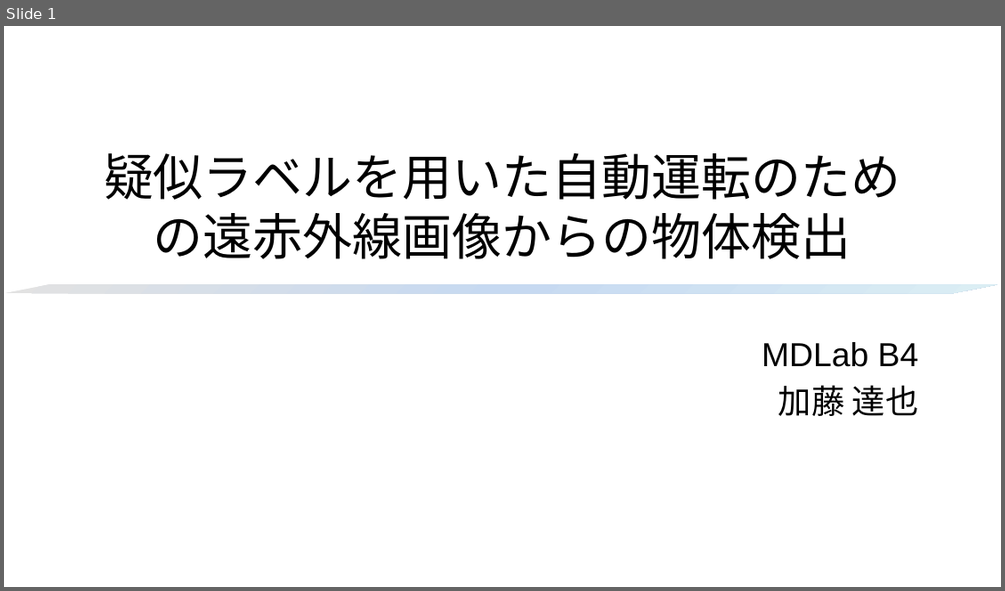
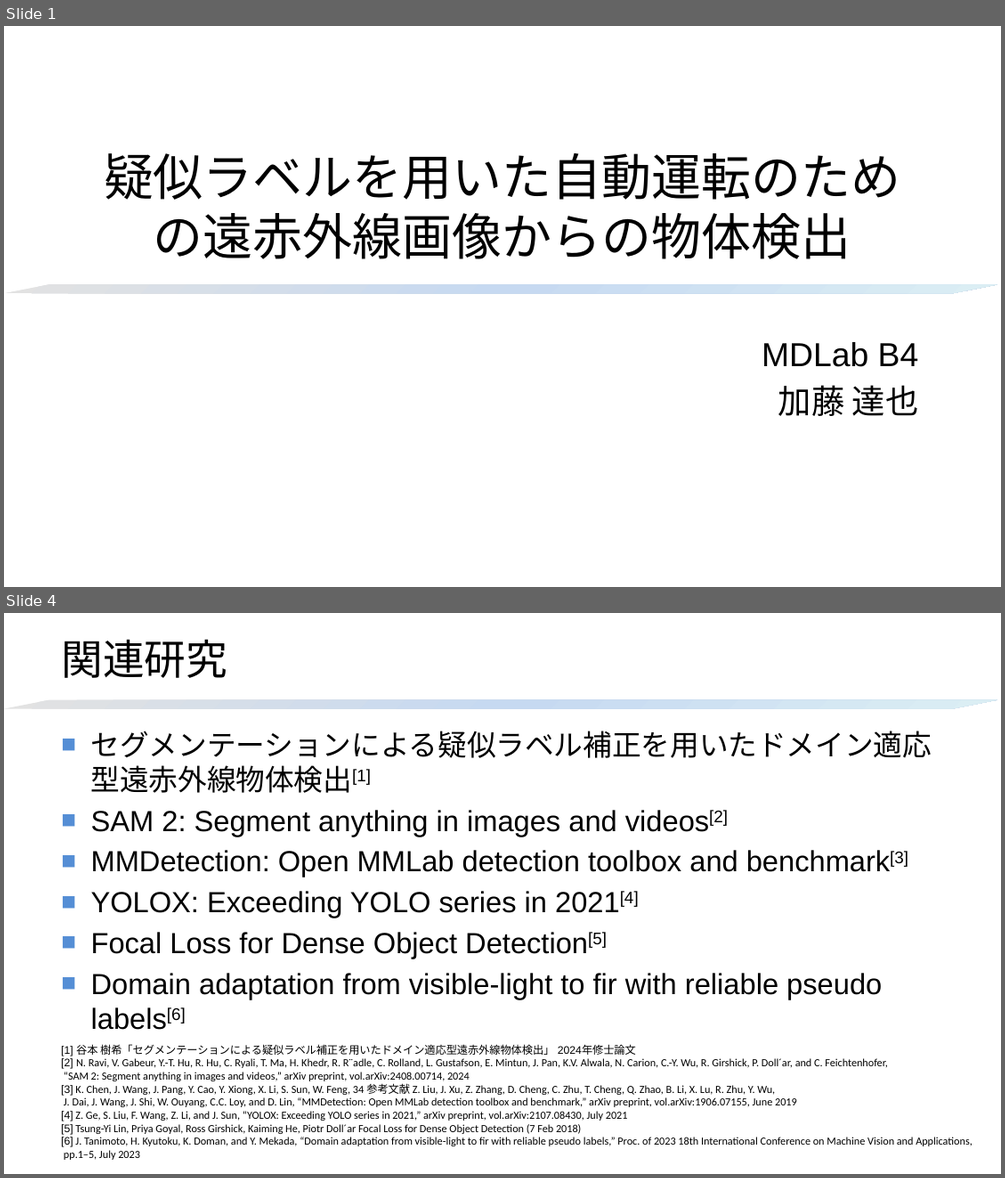
Before and after one commit to HagiriMigita/MDLab, a slide deck: kato.t2.pptx. Shown one above the other, each under a label of ours: slide 1 before the commit, slides 1 and 4 after it; the slides between them are not shown. The pictures are 1005x591 and 1005x1178 pixels, drawn with LibreOffice and Linux fonts; fonts in the diff are those of the drawing; background and template pictures are left out. Boxes give left, top, right and bottom in pixels: in the first picture for what was removed or moved away, otherwise in the second. Text is boxed around its words. In the diff, an @@ line names an element or a change of style, - is before the commit and + after.

```diff
--- a/kato.t2.pptx
+++ b/kato.t2.pptx
@@ slide 4 added at (x1=4, y1=613, x2=1001, y2=1174), background #FFFFFF @@
@@ title added at (x1=61, y1=639, x2=227, y2=678), 40 pt, text #000000 @@
+関連研究
@@ parallelogram added at (x1=4, y1=699, x2=997, y2=709), fill gradient #DBEEF4 to #C6D9F1 to #E3E3E3 @@
@@ text added at (x1=91, y1=730, x2=931, y2=1030), 28 pt, text #000000 @@
+■ セグメンテーションによる疑似ラベル補正を用いたドメイン適応型遠赤外線物体検出[1]
+■ SAM 2: Segment anything in images and videos[2]
+■ MMDetection: Open MMLab detection toolbox and benchmark[3]
+■ YOLOX: Exceeding YOLO series in 2021[4]
+■ Focal Loss for Dense Object Detection[5]
+■ Domain adaptation from visible-light to fir with reliable pseudo labels[6]
@@ text added at (x1=61, y1=1044, x2=972, y2=1159), 10.5 pt, text #000000 @@
+[1] 谷本 樹希「セグメンテーションによる疑似ラベル補正を用いたドメイン適応型遠赤外線物体検出」 2024年修士論文
+[2] N. Ravi, V. Gabeur, Y.-T. Hu, R. Hu, C. Ryali, T. Ma, H. Khedr, R. R¨adle, C. Rolland, L. Gustafson, E. Mintun, J. Pan, K.V. Alwala, N. Carion, C.-Y. Wu, R. Girshick, P. Doll´ar, and C. Feichtenhofer,
+“SAM 2: Segment anything in images and videos,” arXiv preprint, vol.arXiv:2408.00714, 2024
+[3] K. Chen, J. Wang, J. Pang, Y. Cao, Y. Xiong, X. Li, S. Sun, W. Feng, 34 参考文献 Z. Liu, J. Xu, Z. Zhang, D. Cheng, C. Zhu, T. Cheng, Q. Zhao, B. Li, X. Lu, R. Zhu, Y. Wu,
+J. Dai, J. Wang, J. Shi, W. Ouyang, C.C. Loy, and D. Lin, “MMDetection: Open MMLab detection toolbox and benchmark,” arXiv preprint, vol.arXiv:1906.07155, June 2019
+[4] Z. Ge, S. Liu, F. Wang, Z. Li, and J. Sun, “YOLOX: Exceeding YOLO series in 2021,” arXiv preprint, vol.arXiv:2107.08430, July 2021
+[5] Tsung-Yi Lin, Priya Goyal, Ross Girshick, Kaiming He, Piotr Doll´ar Focal Loss for Dense Object Detection (7 Feb 2018)
+[6] J. Tanimoto, H. Kyutoku, K. Doman, and Y. Mekada, “Domain adaptation from visible-light to fir with reliable pseudo labels,” Proc. of 2023 18th International Conference on Machine Vision and Applications,
+pp.1–5, July 2023
```
Also in this commit, not shown: 3 slides changed, 12 other slides added, 3 slides removed, 10 other files.
